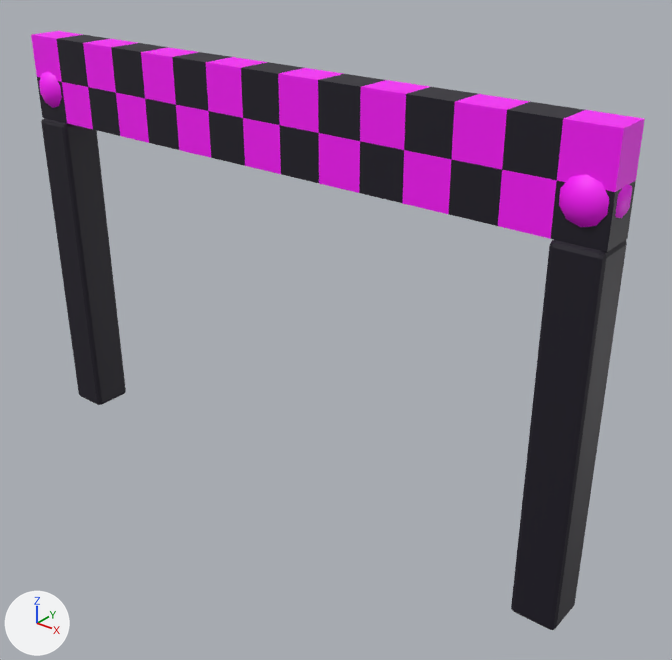
Before and after pictures for a commit that changed the FBX model pet-race-league/models/fbx/RaceArch.fbx.
Rendered twice from a camera (50 mm lens) standing at (25.7, -28.1, 26.8) and looking at (2.4, 1.1, 8.7). Every picture has the same lights, and +X, +Y and +Z are marked at lower left. The older version comes first. Vertices at exactly the same position are counted once.

Objects in the first picture: 'RaceArch'.
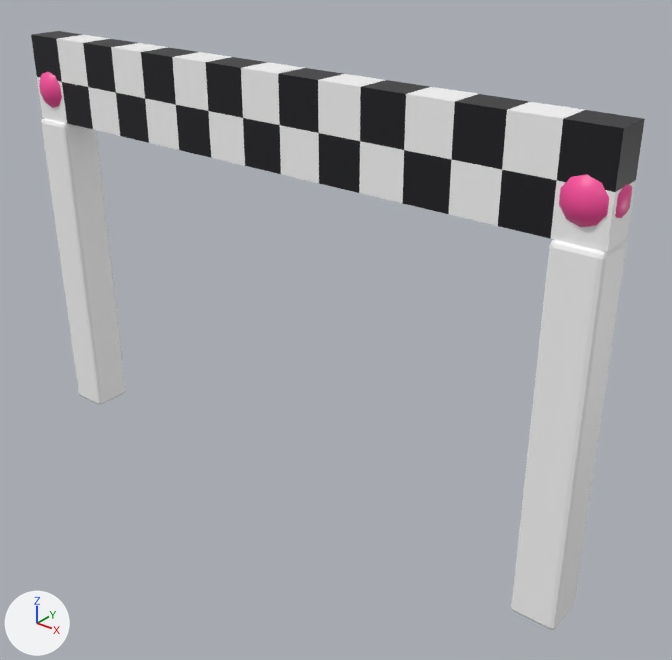
Where the change shows, as pixel boxes (x1, y1, x2, y2) in the pictures (672 x 660 px):
part 1 of me_racearch, surface changed: (31, 31, 645, 630) in both

The change, as a list of edits to the scene's bpy script:
```text
Change me_racearch:
    where me_racearch.from_pydata(...)  # 352 vertices, 405 faces; spans x -15.1..15.1, y -1.2..1.2, z 0.0..20.0
    used by ob_racearch; location = (0.0, 0.0, 0.0)
    me_racearch part 1: 405 kept faces spanning x -15.1..15.1, y -1.2..1.2, z 0.0..20.0 get new texture (UV) coordinates
```
